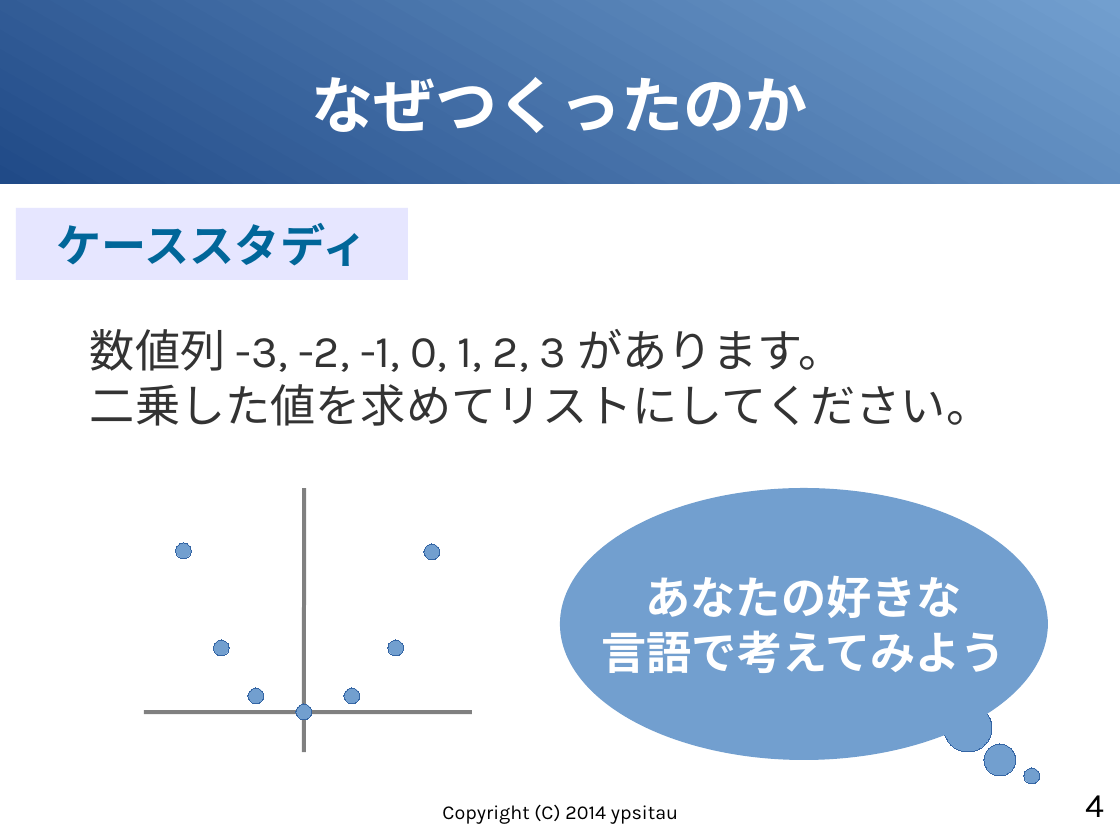
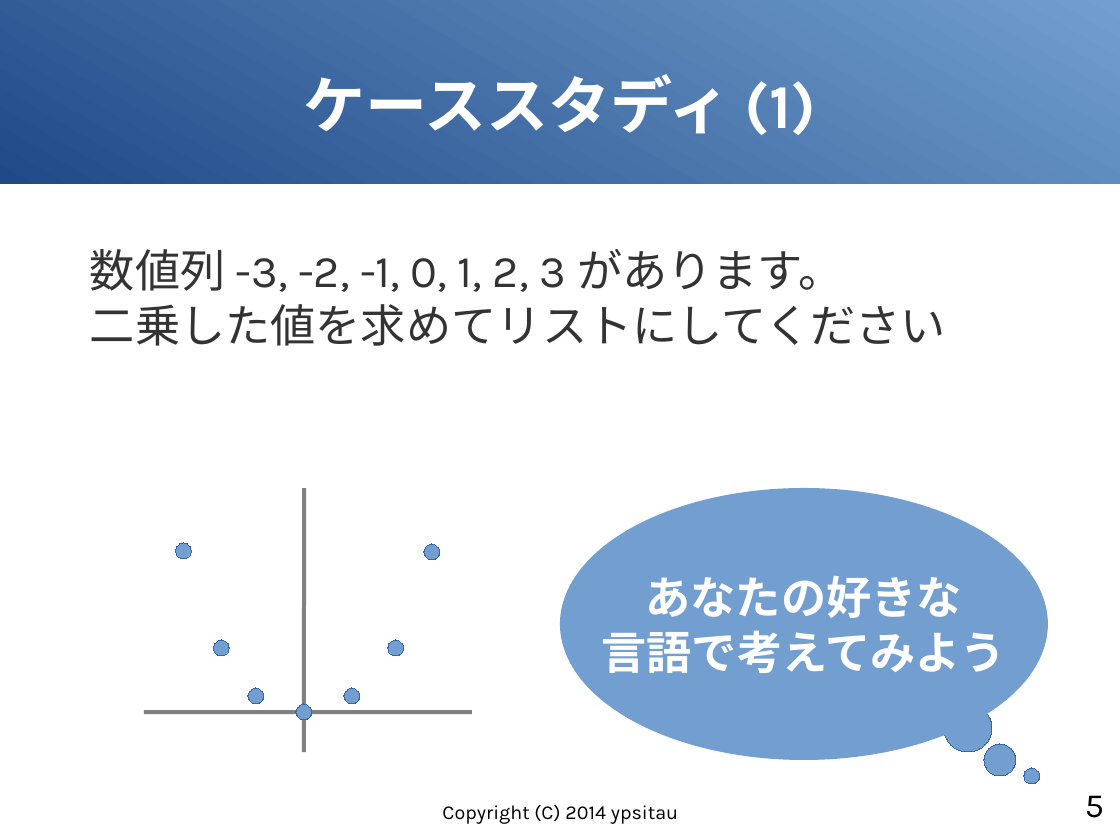
Before and after one commit to gura-lang/gura-doc, a slide deck: slide 5 of presentation/gura-introduction.odp (slide 4 before the commit). Drawn at 1120x840 pixels with LibreOffice and Linux fonts; fonts in the diff are those of the drawing. Boxes give left, top, right and bottom in pixels: in the first picture for what was removed or moved away, otherwise in the second. Text is boxed around its words. In the diff, an @@ line names an element or a change of style, - is before the commit and + after.

```diff
--- a/presentation/gura-introduction.odp
+++ b/presentation/gura-introduction.odp
@@ title "ケーススタディ (1)": place and size @@
-title "ケーススタディ (1)" at <box>16,208,409,281</box>
+title "ケーススタディ (1)" at <box>303,74,817,135</box>
@@ title "ケーススタディ (1)" at <box>303,74,817,135</box>: fill #E6E6FF to none @@
@@ title at <box>303,74,817,135</box>: text changed; size 32 to 44 pt; text colour #006699 to #FFFFFF @@
-ケーススタディ
+ケーススタディ (1)
@@ title removed at <box>311,77,808,133</box> @@
-なぜつくったのか
@@ text "数値列 -3, -2, -1, 0, ...": place and size @@
-text "数値列 -3, -2, -1, 0, ..." at <box>90,329,991,426</box>
+text "数値列 -3, -2, -1, 0, ..." at <box>90,249,946,346</box>
@@ text at <box>90,304,946,346</box>: text changed @@
-二乗した値を求めてリストにしてください。
+二乗した値を求めてリストにしてください
@@ page number at <box>1085,795,1104,818</box>: text changed @@
-4
+5
```
Also in this commit, not shown: 4 other slides changed, 4 slides added, 1 slide removed.
